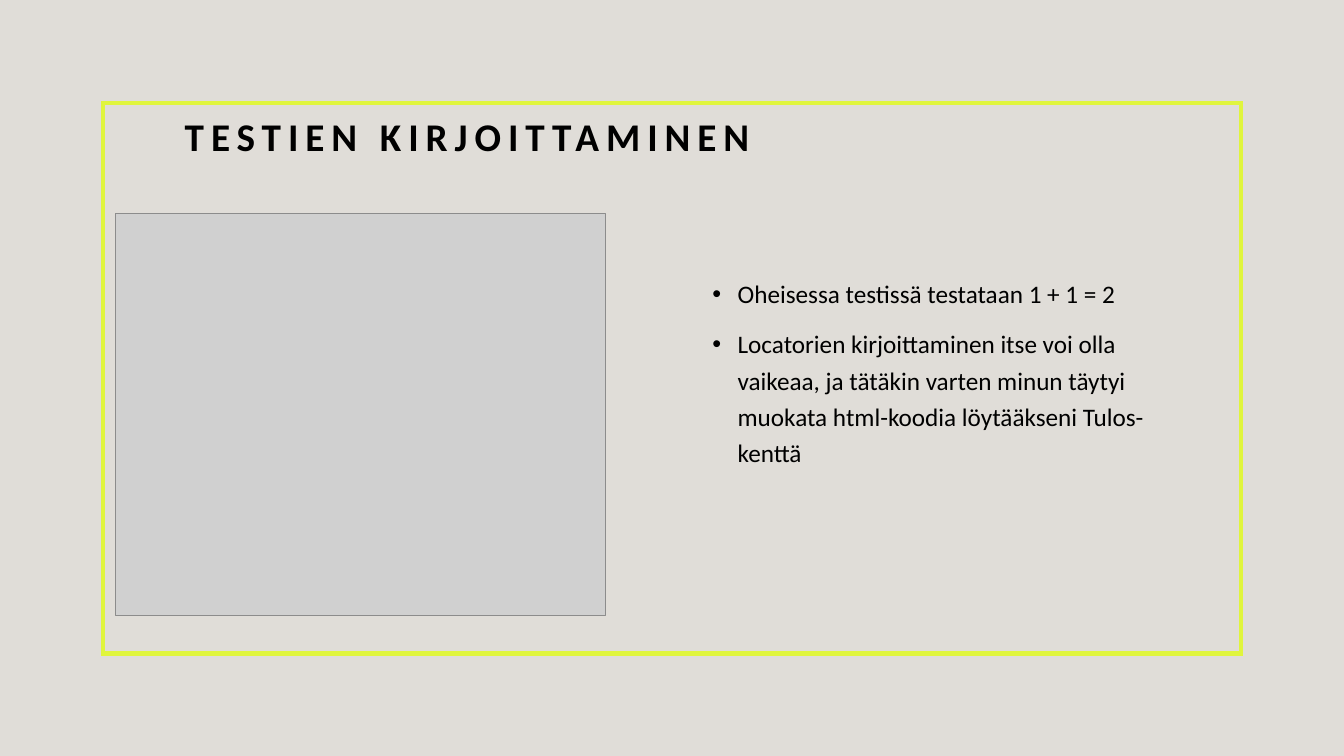
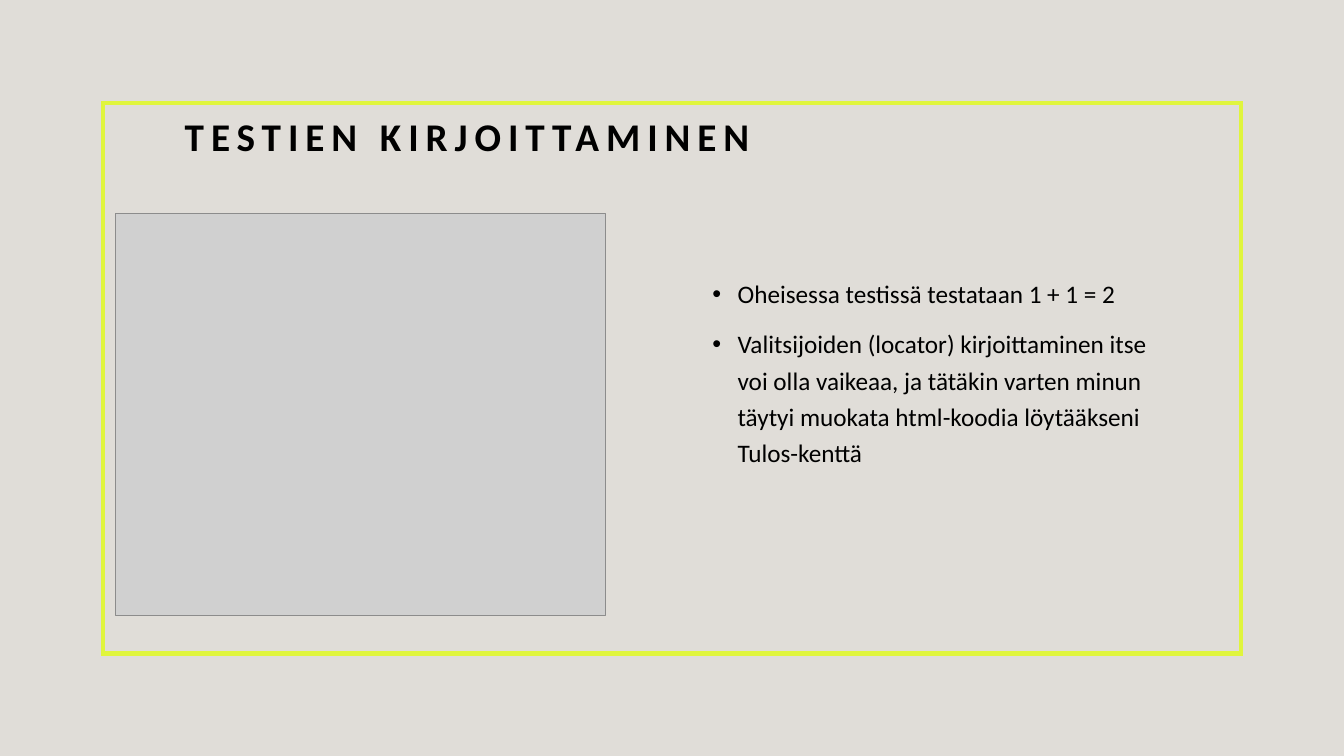
Before and after one commit to TeroAsilainen/ohjelmistotestaus-tyopaja, a slide deck: slide 9 of Playwright.pptx. Drawn at 1344x756 pixels with LibreOffice and Linux fonts; fonts in the diff are those of the drawing; grey boxes stand for pictures. Boxes give left, top, right and bottom in pixels: in the first picture for what was removed or moved away, otherwise in the second. Text is boxed around its words. In the diff, an @@ line names an element or a change of style, - is before the commit and + after.

```diff
--- a/Playwright.pptx
+++ b/Playwright.pptx
@@ text at bbox=[738, 334, 1147, 462]: text changed @@
-• Locatorien kirjoittaminen itse voi olla vaikeaa, ja tätäkin varten minun täytyi muokata html-koodia löytääkseni Tulos-kenttä
+• Valitsijoiden (locator) kirjoittaminen itse voi olla vaikeaa, ja tätäkin varten minun täytyi muokata html-koodia löytääkseni Tulos-kenttä
```
Also in this commit, not shown: 1 other slide changed, 3 slides added, 4 other files.
